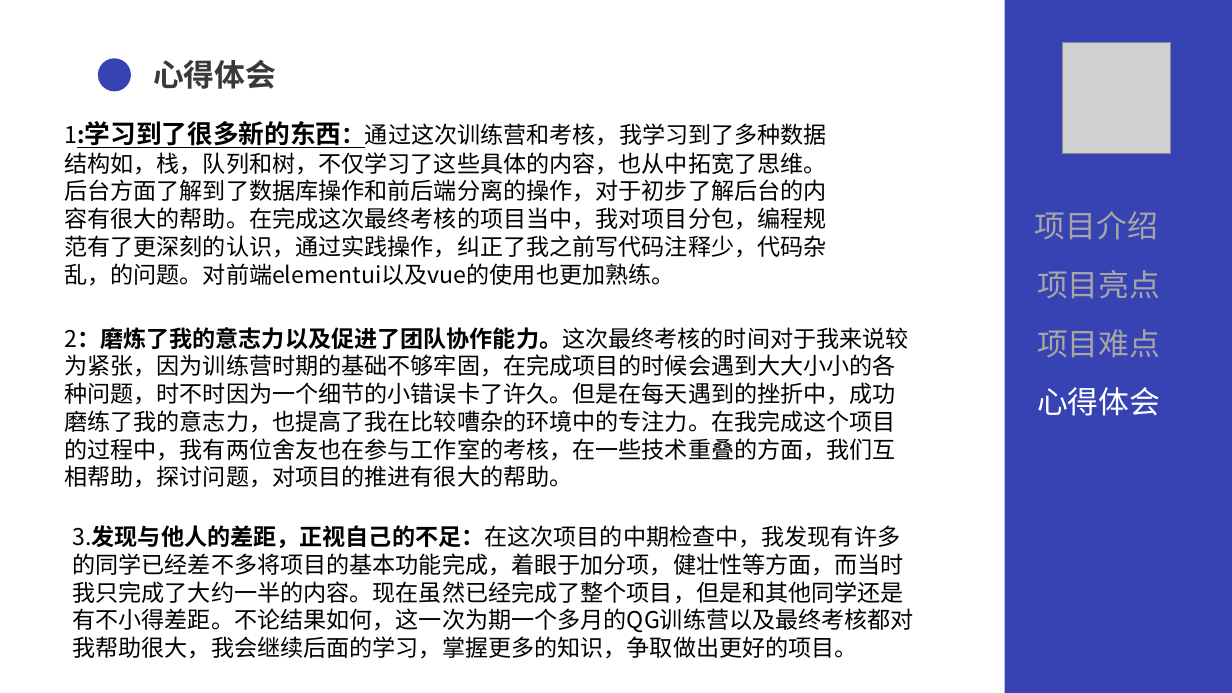
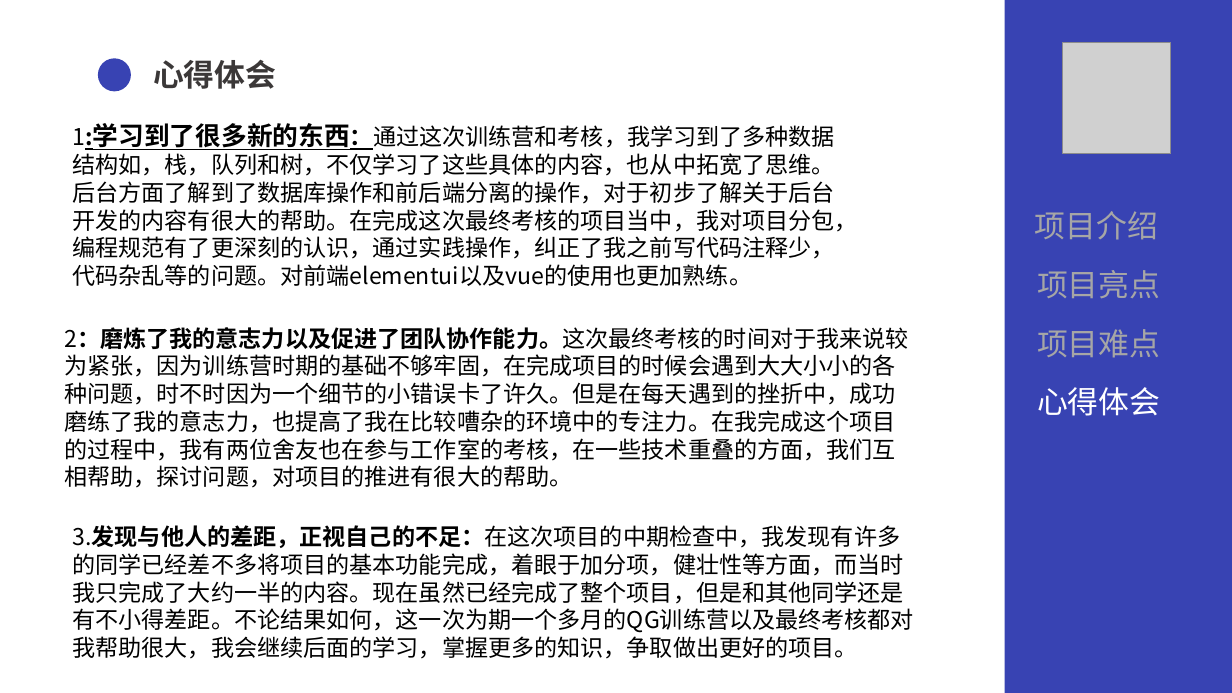
Before and after one commit to lnym123/QG_final, a slide deck: slide 19 of 文档/QG汇报.pptx. Drawn at 1232x693 pixels with LibreOffice and Linux fonts; fonts in the diff are those of the drawing; grey boxes stand for pictures. Boxes give left, top, right and bottom in pixels: in the first picture for what was removed or moved away, otherwise in the second. Text is boxed around its words. In the diff, an @@ line names an element or a change of style, - is before the commit and + after.

```diff
--- a/文档/QG汇报.pptx
+++ b/文档/QG汇报.pptx
@@ text at box(72, 123, 857, 286): text changed @@
-1:学习到了很多新的东西：通过这次训练营和考核，我学习到了多种数据结构如，栈，队列和树，不仅学习了这些具体的内容，也从中拓宽了思维。后台方面了解到了数据库操作和前后端分离的操作，对于初步了解后台的内容有很大的帮助。在完成这次最终考核的项目当中，我对项目分包，编程规范有了更深刻的认识，通过实践操作，纠正了我之前写代码注释少，代码杂乱，的问题。对前端elementui以及vue的使用也更加熟练。
+1:学习到了很多新的东西：通过这次训练营和考核，我学习到了多种数据结构如，栈，队列和树，不仅学习了这些具体的内容，也从中拓宽了思维。后台方面了解到了数据库操作和前后端分离的操作，对于初步了解关于后台开发的内容有很大的帮助。在完成这次最终考核的项目当中，我对项目分包，编程规范有了更深刻的认识，通过实践操作，纠正了我之前写代码注释少，代码杂乱等的问题。对前端elementui以及vue的使用也更加熟练。
```
Also in this commit, not shown: 1 other slide changed.
